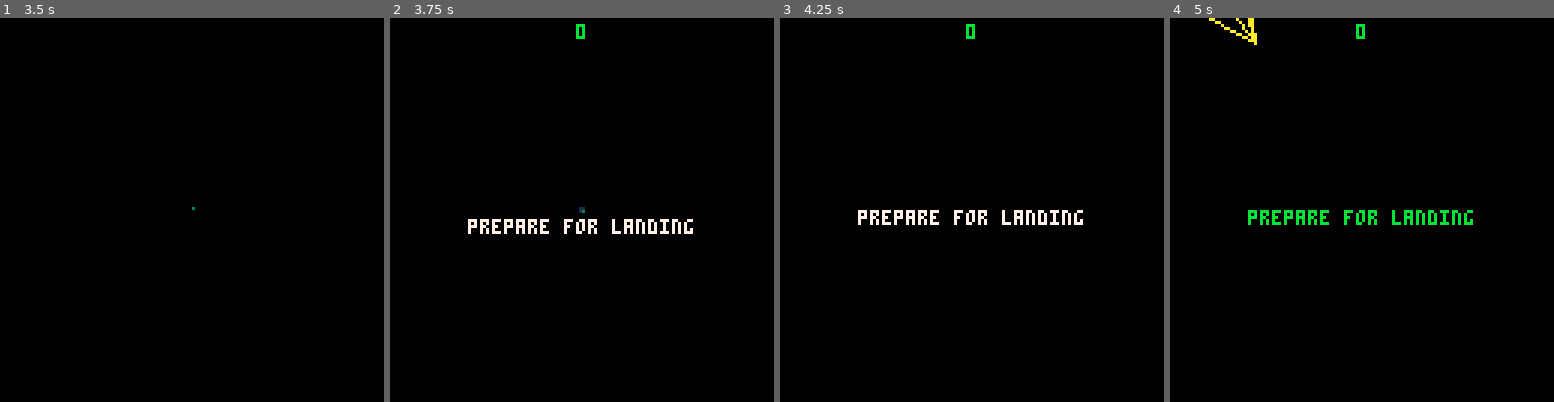
Above: before the commit, frames 1-4 (left to right).
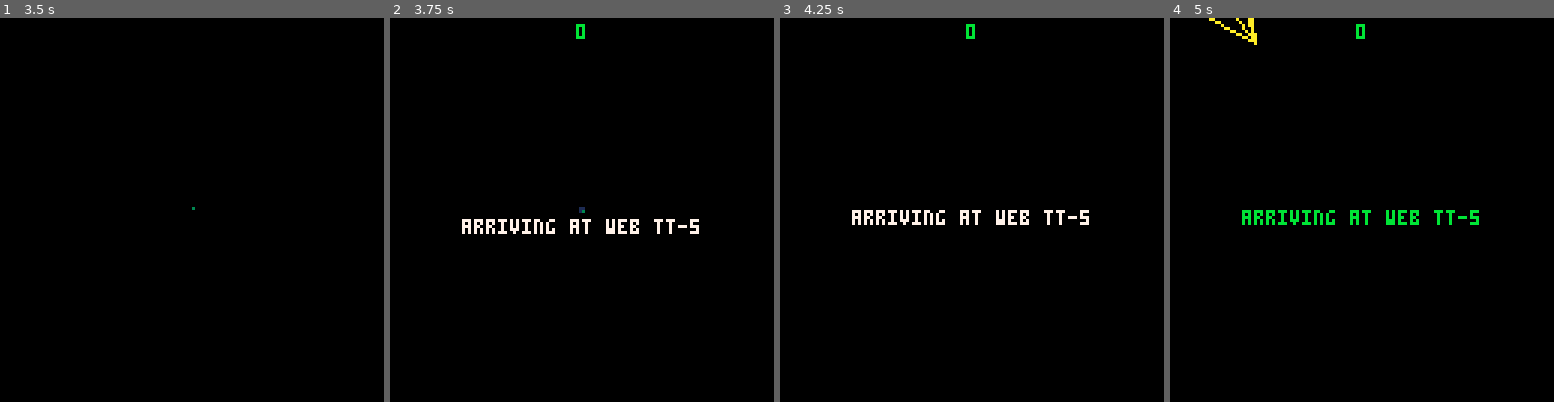
Above: after the commit, the same moments.

Repository: tesselode/web-pilot
Game: PICO-8 cartridge web pilot.p8
Same seed, same stepped clock (60 frames per second), same inputs: the game is played once before the commit and once after it.
Inputs:
- Up to frame 1 (3.5 s): tap X (X key) at 0.33, 1.07, 1.85, 2.97 s; tap O (Z key) at 0.7, 1.7, 2.1, 2.5, 2.9, 3.3 s; hold Right 1.6-2.1 s; hold Up 2.15-2.42 s; hold Right 2.47-3.03 s; hold Left from 3.08 s (still down)
- Up to frame 2 (3.75 s): release Left at 3.58 s; hold Down from 3.63 s (still down); tap O (Z key) at 3.7 s
- Up to frame 3 (4.25 s): release Down at 3.97 s; hold Right from 4.02 s (still down); tap X (X key) at 4.08 s; tap O (Z key) at 4.1 s
- Up to frame 4 (5 s): tap O (Z key) at 4.5, 4.9 s; release Right at 4.68 s; hold Up from 4.73 s (still down)

Frame 1 is identical in both runs. In frame 2, 1.1% of the frame differs, in the area x 18-81%, y 52-57%; in frame 3, 1.1%; in frame 4, 1.1%.

Commit message:
randomly generate web names

Diff:
--- a/web pilot.p8
+++ b/web pilot.p8
@@ -381,6 +381,26 @@
 class.web.max_z = 1.01
 class.web.zap_speed = .002
 
+function class.web:pick_name()
+	local letters = 'abcdefghijklmnopqrstuvwxyz'
+	local numbers = '1234567890'
+	local prefix_length = 1 + flr(rnd(2))
+	local suffix_length = 1 + flr(rnd(2))
+	if prefix_length + suffix_length < 3 then suffix_length += 1 end
+	self.name = ''
+	for i = 1, prefix_length do
+		local chars = i == 1 and letters or letters .. numbers
+		local pos = ceil(rnd(#chars))
+		self.name = self.name .. sub(chars, pos, pos)
+	end
+	self.name = self.name .. '-'
+	for i = 1, suffix_length do
+		local chars = letters .. numbers
+		local pos = ceil(rnd(#chars))
+		self.name = self.name .. sub(chars, pos, pos)
+	end
+end
+
 function class.web:generate()
 	self.points = {}
 	local lane_size = 16
@@ -420,6 +440,7 @@
 
 function class.web:new()
 	self:generate()
+	self:pick_name()
 	self.zapping = false
 end
 
@@ -1120,7 +1141,7 @@
 	self.rolling_score = self.score
 	self.doomed = false
 	sfx(sound.intro, 2)
-	self:show_message('prepare for landing', 11)
+	self:show_message('arriving at web ' .. self.web.name, 11)
 
 	self:init_listeners()
 	self:init_menu_items()
